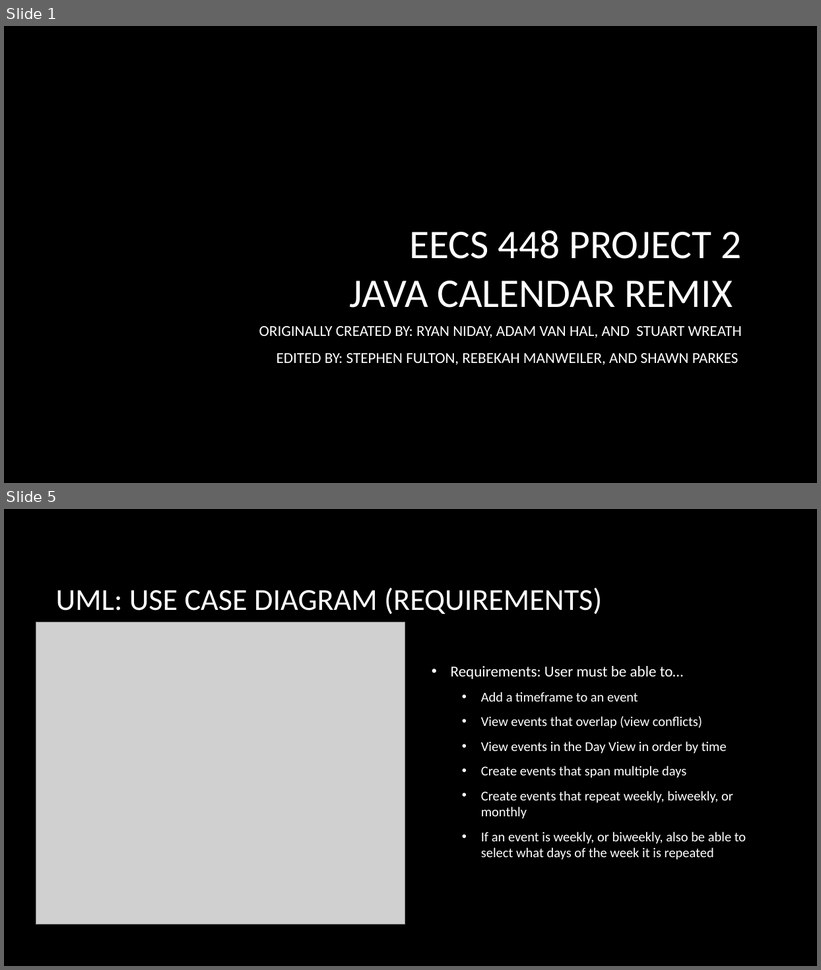
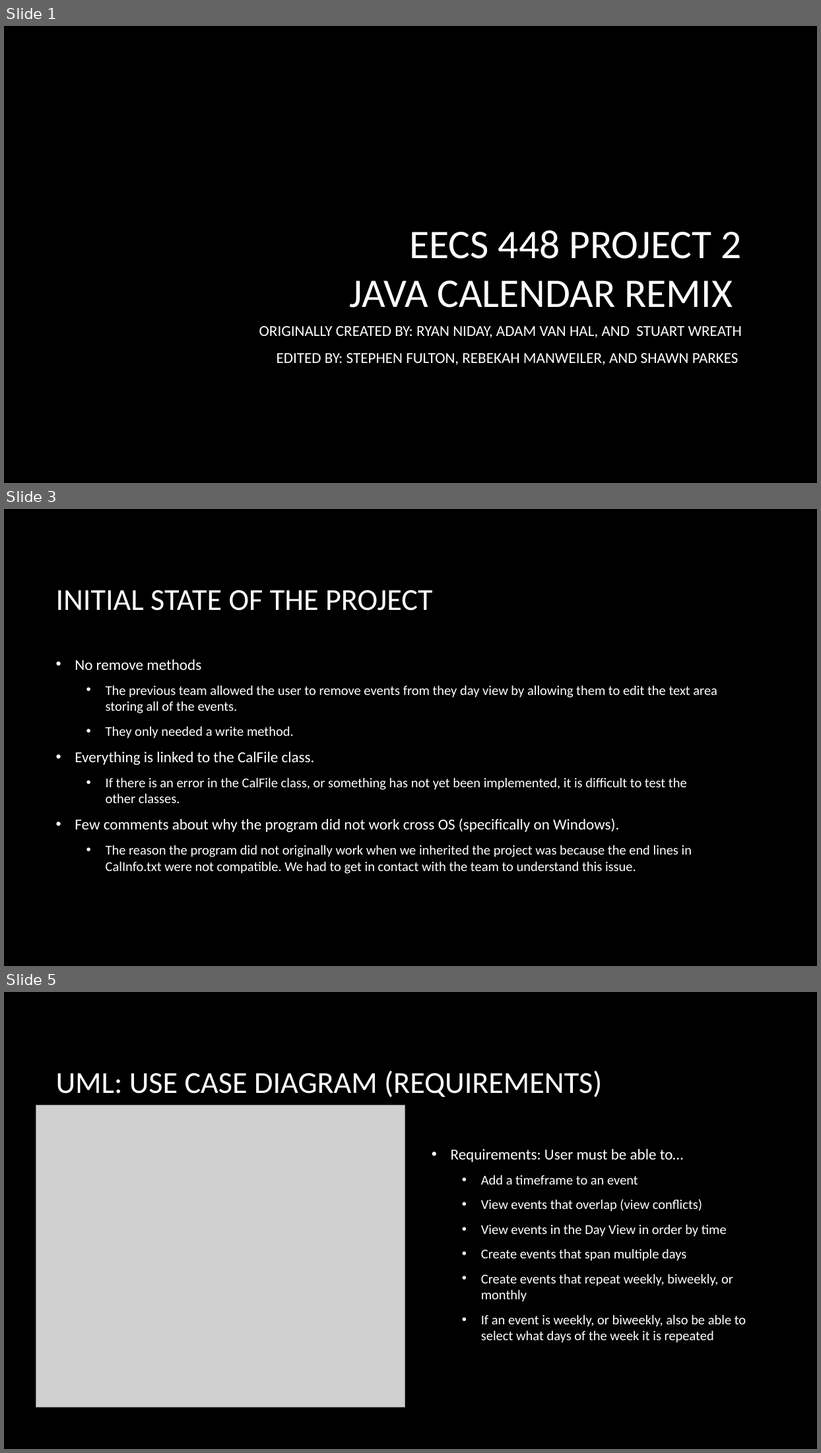
Before and after one commit to StephenWFulton/JavaCalendar, a slide deck: Project2Presentation.pptx. Shown one above the other, each under a label of ours: slides 1 and 5 before the commit, slides 1, 3 and 5 after it; the slides between them are not shown. The pictures are 821x970 and 821x1453 pixels, drawn with LibreOffice and Linux fonts; fonts in the diff are those of the drawing; grey boxes stand for pictures; background and template pictures are left out. Boxes give left, top, right and bottom in pixels: in the first picture for what was removed or moved away, otherwise in the second. Text is boxed around its words. In the diff, an @@ line names an element or a change of style, - is before the commit and + after.

```diff
--- a/Project2Presentation.pptx
+++ b/Project2Presentation.pptx
@@ slide 3 added at (4,509,817,966), background picture (left out) @@
@@ title added at (56,590,433,611), 36 pt, text #FFFFFF @@
+INITIAL STATE OF THE PROJECT
@@ text added at (75,659,717,874), 16 pt, text #FFFFFF @@
+• No remove methods
+  • The previous team allowed the user to remove events from they day view by allowing them to edit the text area storing all of the events.
+  • They only needed a write method.
+• Everything is linked to the CalFile class.
+  • If there is an error in the CalFile class, or something has not yet been implemented, it is difficult to test the other classes.
+• Few comments about why the program did not work cross OS (specifically on Windows).
+  • The reason the program did not originally work when we inherited the project was because the end lines in CalInfo.txt were not compatible. We had to get in contact with the team to understand this issue.
```
Also in this commit, not shown: 2 slides changed, 3 other slides added, 5 slides removed, 59 other files.
